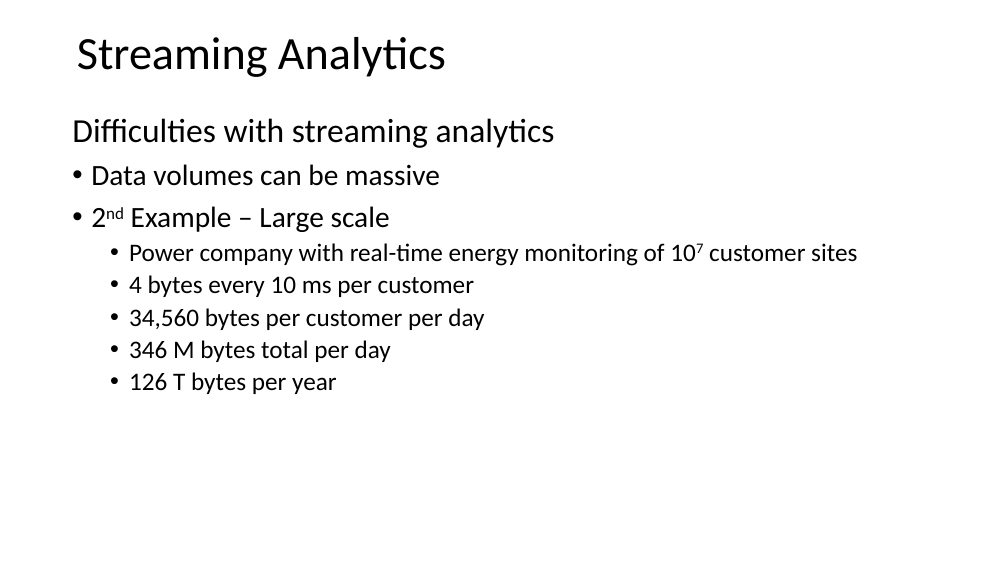
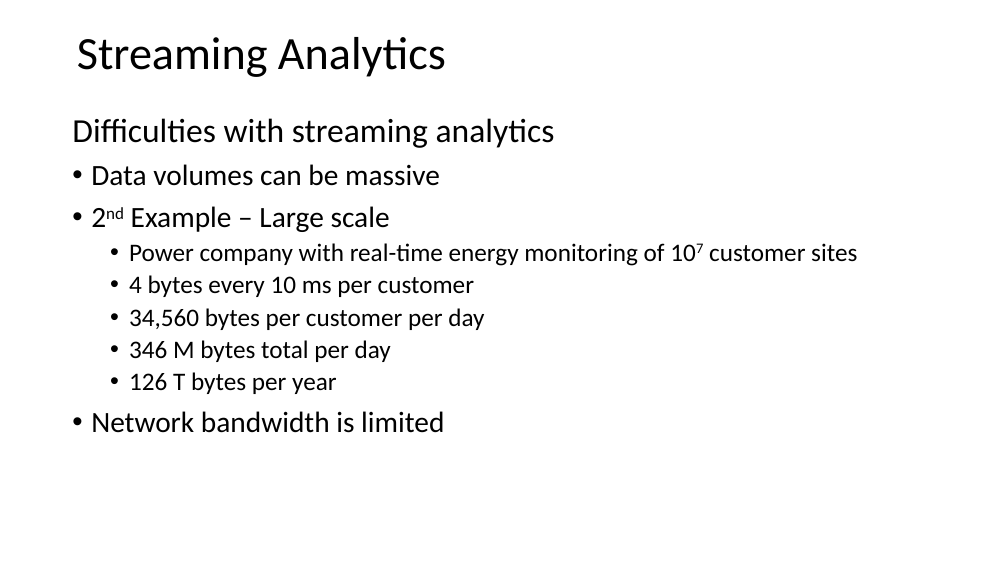
Before and after one commit to StephenElston/CSCI-E-108, a slide deck: slide 4 of slides/3_StreamingAnalytics.pptx. Drawn at 1008x567 pixels with LibreOffice and Linux fonts; fonts in the diff are those of the drawing. Boxes give left, top, right and bottom in pixels: in the first picture for what was removed or moved away, otherwise in the second. Text is boxed around its words. In the diff, an @@ line names an element or a change of style, - is before the commit and + after.

```diff
--- a/slides/3_StreamingAnalytics.pptx
+++ b/slides/3_StreamingAnalytics.pptx
@@ text at [91,411,444,433]: paragraph added @@
+• Network bandwidth is limited
```
Also in this commit, not shown: 3 other slides changed, 6 slides added, 1 slide removed.
